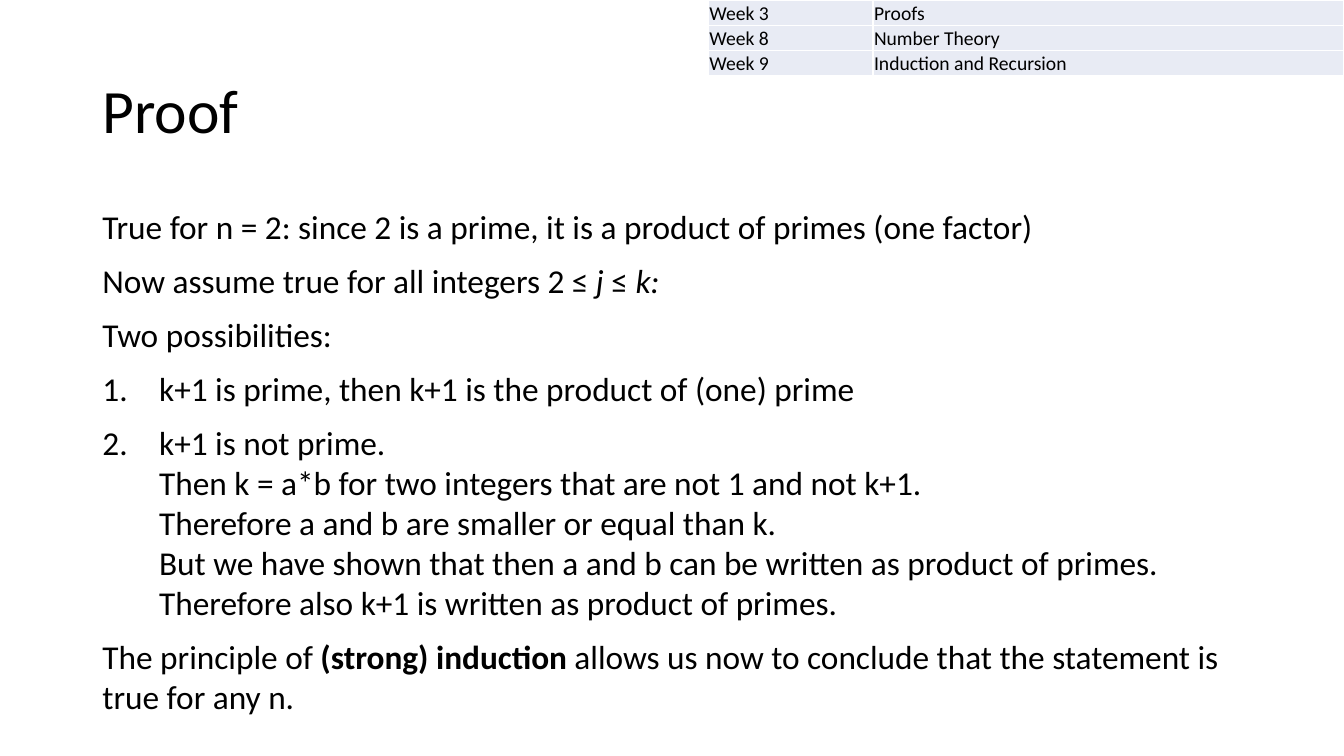
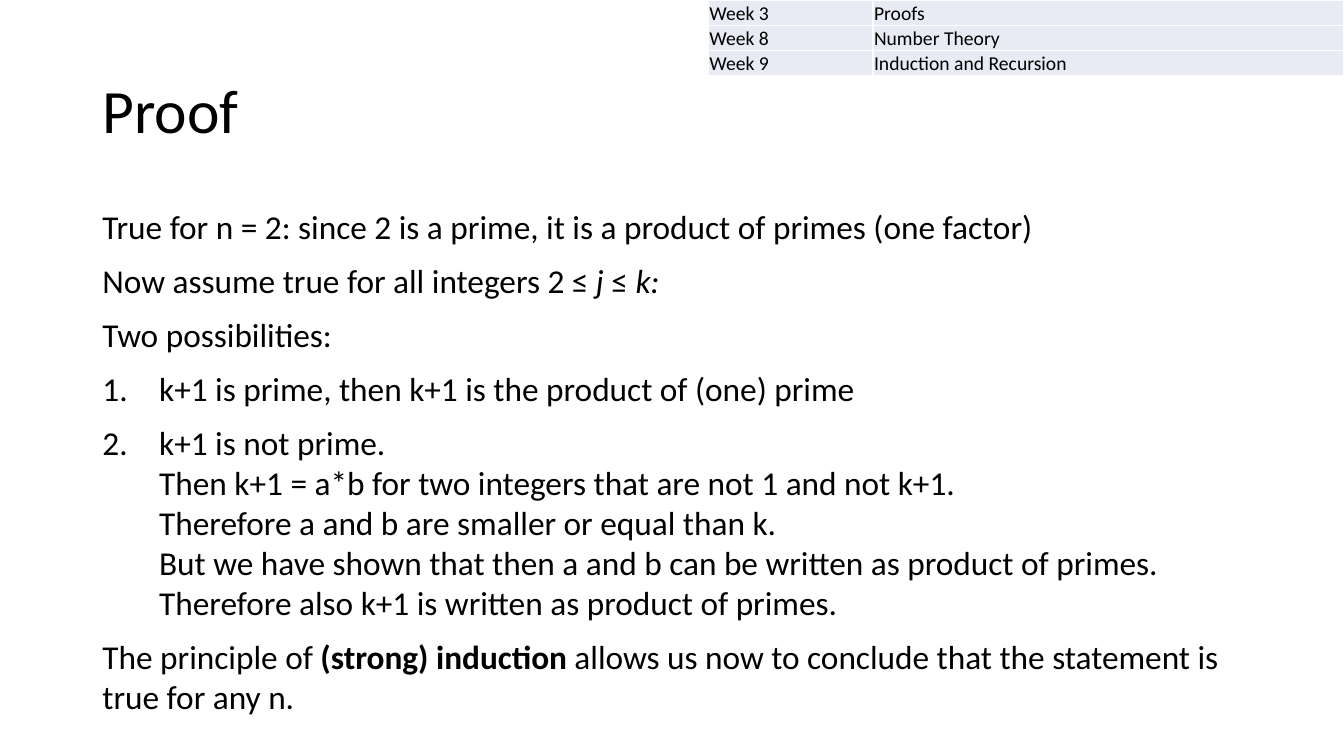
Before and after one commit to LSIR/AICC-I, a slide deck: slide 16 of Lectures/Week 0/0. Introduction.pptx. Drawn at 1344x756 pixels with LibreOffice and Linux fonts; fonts in the diff are those of the drawing. Boxes give left, top, right and bottom in pixels: in the first picture for what was removed or moved away, otherwise in the second. Text is boxed around its words. In the diff, an @@ line names an element or a change of style, - is before the commit and + after.

```diff
--- a/Lectures/Week 0/0. Introduction.pptx
+++ b/Lectures/Week 0/0. Introduction.pptx
@@ text at box(159, 432, 1157, 621): text changed @@
-2. k+1 is not prime.
-   Then k = a*b for two integers that are not 1 and not k+1.
-   Therefore a and b are smaller or equal than k.
-   But we have shown that then a and b can be written as product of primes.
-   Therefore also k+1 is written as product of primes.
+2. k+1 is not prime.
+   Then k+1 = a*b for two integers that are not 1 and not k+1.
+   Therefore a and b are smaller or equal than k.
+   But we have shown that then a and b can be written as product of primes.
+   Therefore also k+1 is written as product of primes.
```
Also in this commit, not shown: 1 other slide changed, 1 slide added, 3 other files.
